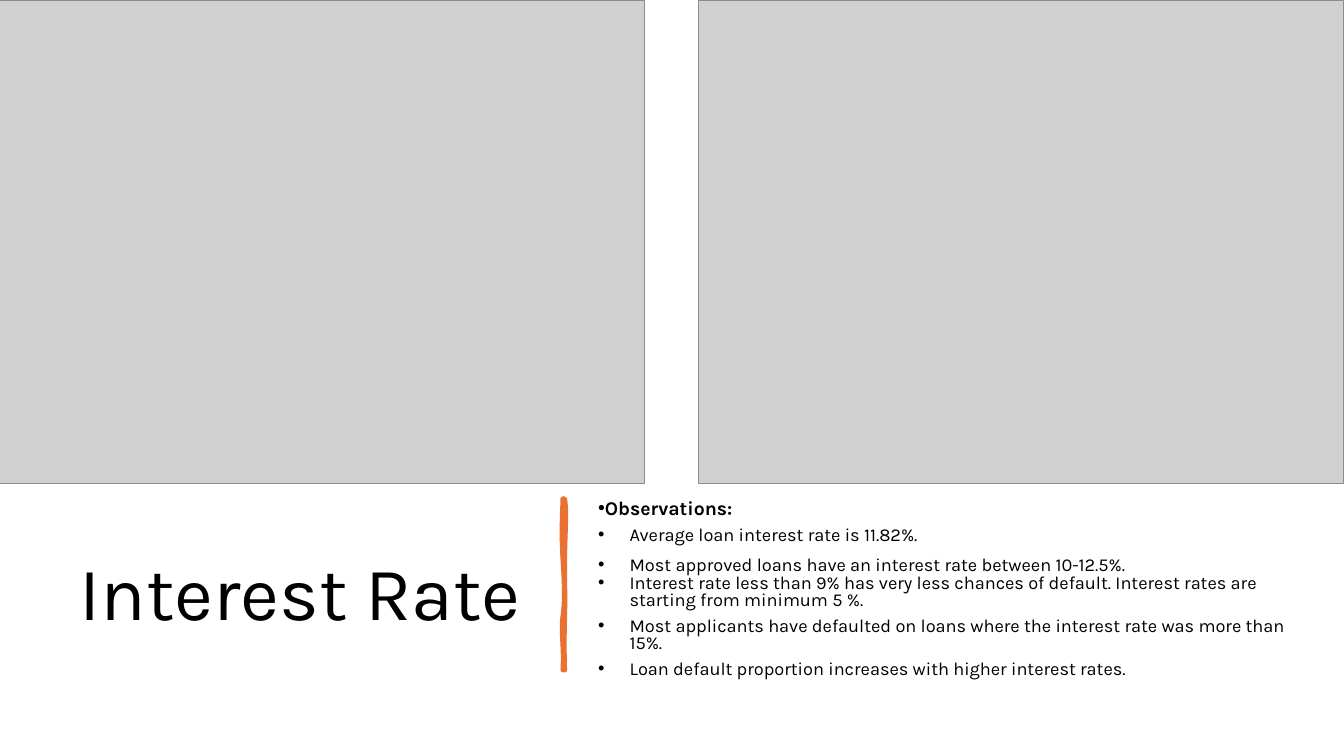
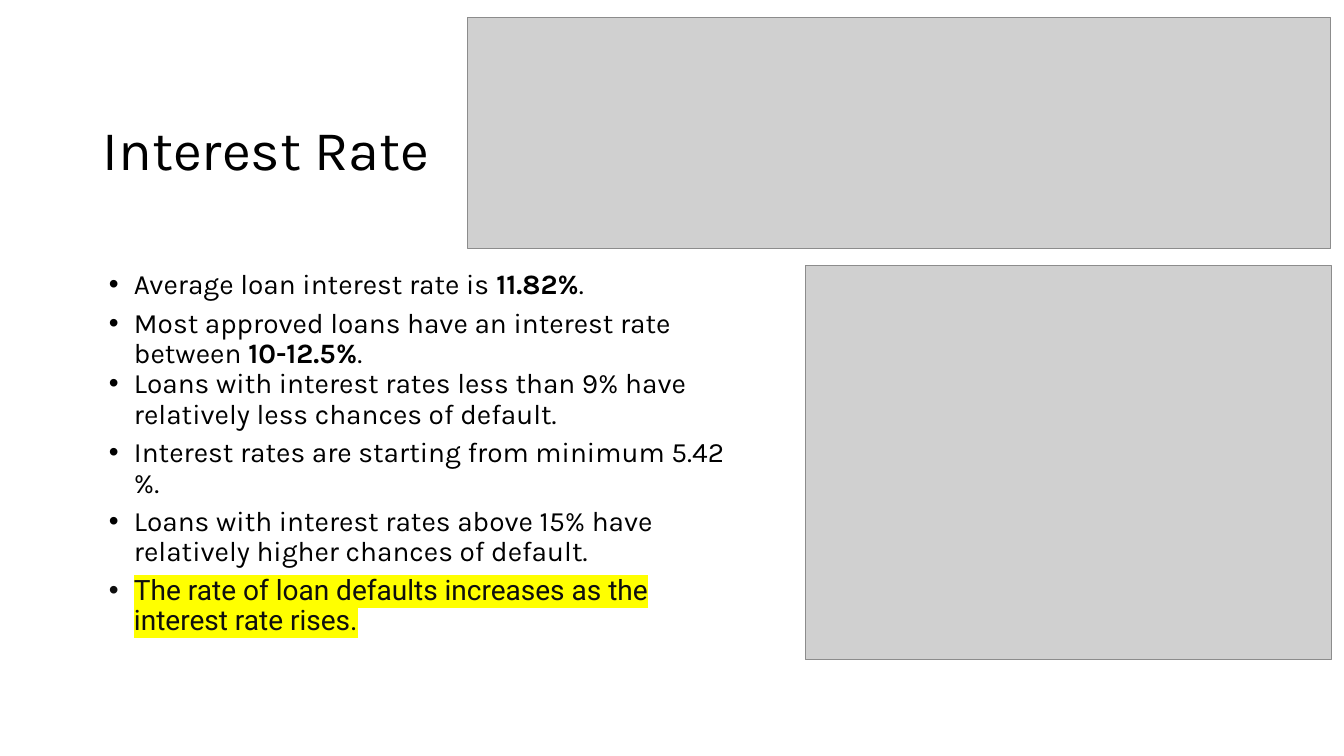
Before and after one commit to cyberpirate92/lending-club-case-study, a slide deck: slide 5 of Lending Club Case Study.pptx. Drawn at 1344x756 pixels with LibreOffice and Linux fonts; fonts in the diff are those of the drawing; grey boxes stand for pictures. Boxes give left, top, right and bottom in pixels: in the first picture for what was removed or moved away, otherwise in the second. Text is boxed around its words. In the diff, an @@ line names an element or a change of style, - is before the commit and + after.

```diff
--- a/Lending Club Case Study.pptx
+++ b/Lending Club Case Study.pptx
@@ picture added at [467, 17, 1331, 248] @@
@@ picture removed at [699, 0, 1344, 484] @@
@@ title "Interest Rate": place and size @@
-title "Interest Rate" at [80, 572, 521, 621]
+title "Interest Rate" at [103, 134, 430, 171]
@@ title "Interest Rate" at [103, 134, 430, 171]: size 54 to 40 pt @@
@@ text at [134, 274, 724, 631]: paragraph removed @@
-• Observations:
@@ text "Average loan interest rate is ...": place and size @@
-text "Average loan interest rate is ..." at [630, 528, 1285, 680]
+text "Average loan interest rate is ..." at [134, 274, 724, 631]
@@ text "Average loan interest rate is ..." at [134, 274, 724, 631]: vertical alignment middle to top @@
@@ picture: place and size @@
-picture at [0, 0, 645, 484]
+picture at [806, 266, 1332, 660]
@@ text at [134, 274, 670, 364]: size 12.9 to 20 pt in "Average loan interest rate is 11.82%.", "Most approved loans have an interest rate ..."; bold on in "11.82%.", "10-12.5%."; indent changed; line spacing 0.8 to 0.9; line spacing 1 to 0.9 @@
@@ text at [134, 373, 724, 631]: text changed; size 12.9 to 20 pt @@
-• Interest rate less than 9% has very less chances of default. Interest rates are starting from minimum 5 %.
-• Most applicants have defaulted on loans where the interest rate was more than 15%.
-• Loan default proportion increases with higher interest rates.
+• Loans with interest rates less than 9% have relatively less chances of default.
+• Interest rates are starting from minimum 5.42 %.
+• Loans with interest rates above 15% have relatively higher chances of default.
+• The rate of loan defaults increases as the interest rate rises.
@@ freeform shape removed at [563, 499, 565, 670] @@
```
Also in this commit, not shown: 3 other slides changed, 4 slides added, 4 slides removed, 1 other file.
